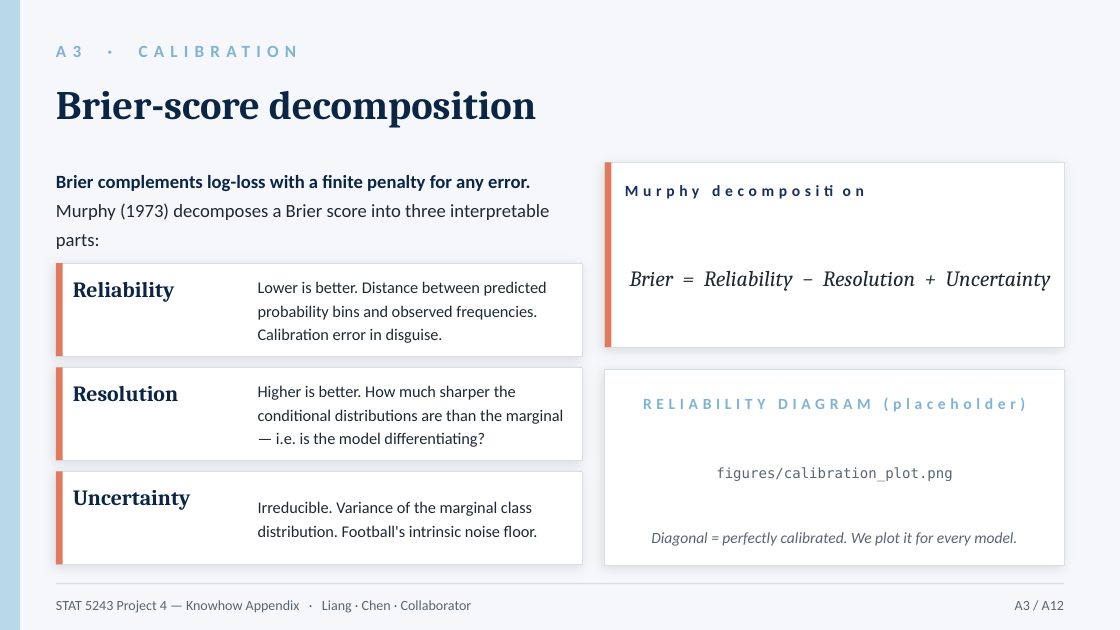
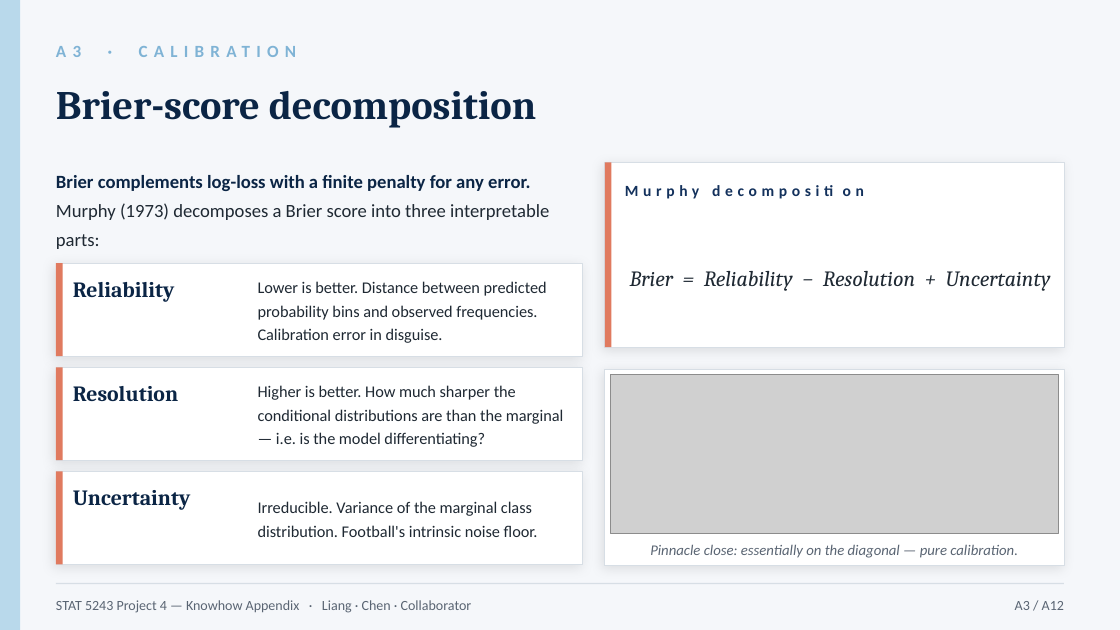
Before and after one commit to ZemingLiang/STAT5243-Project-4, a slide deck: slide 4 of slides/knowhow_appendix.pptx. Drawn at 1120x630 pixels with LibreOffice and Linux fonts; fonts in the diff are those of the drawing; grey boxes stand for pictures. Boxes give left, top, right and bottom in pixels: in the first picture for what was removed or moved away, otherwise in the second. Text is boxed around its words. In the diff, an @@ line names an element or a change of style, - is before the commit and + after.

Commit message:
slides: upgrade to Advanced 25pt — embedded figures, sharpened titles, tightened pacing

```diff
--- a/slides/knowhow_appendix.pptx
+++ b/slides/knowhow_appendix.pptx
@@ picture added at bbox=[610, 374, 1058, 533] @@
@@ text removed at bbox=[643, 398, 1026, 412] @@
-RELIABILITY DIAGRAM (placeholder)
@@ text removed at bbox=[651, 532, 1017, 546] @@
-Diagonal = perfectly calibrated. We plot it for every model.
@@ text at bbox=[650, 544, 1018, 558]: text changed; size 9 to 9.5 pt; font DejaVu Sans Mono to Calibri; italic on @@
-figures/calibration_plot.png
+Pinnacle close: essentially on the diagonal — pure calibration.
```
Also in this commit, not shown: 1 other slide changed, 5 other files.
